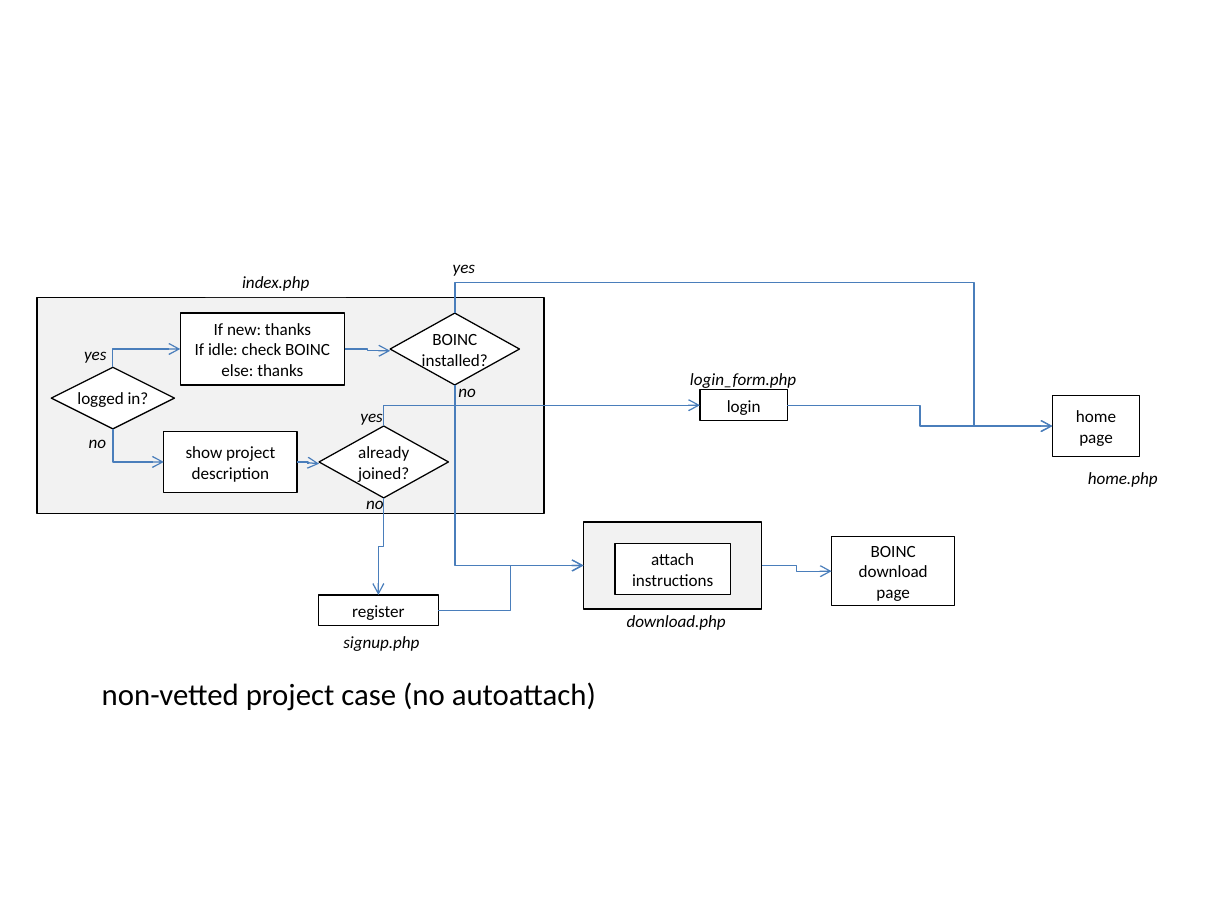
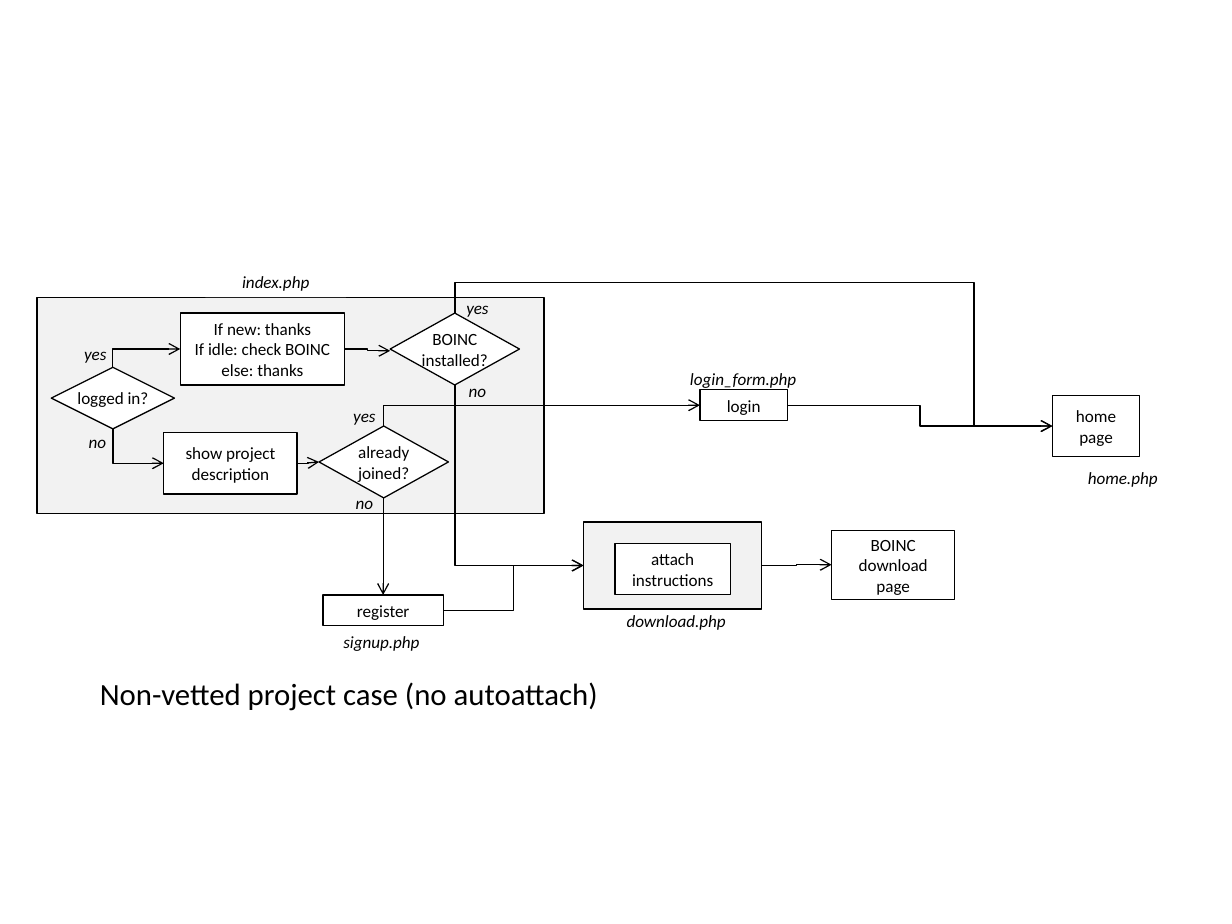
Before and after one commit to BOINC/boinc-site, a slide deck: slide 2 of signup_flow.pptx. Drawn at 1232x924 pixels with LibreOffice and Linux fonts; fonts in the diff are those of the drawing. Boxes give left, top, right and bottom in pixels: in the first picture for what was removed or moved away, otherwise in the second. Text is boxed around its words. In the diff, an @@ line names an element or a change of style, - is before the commit and + after.

```diff
--- a/signup_flow.pptx
+++ b/signup_flow.pptx
@@ text "yes": place and size @@
-text "yes" at [453,264,475,276]
+text "yes" at [466,305,488,320]
@@ elbow arrow (455, 313) - (1052, 426): stroke #4B7EBC 0.75 pt to #000000 0.75 pt @@
@@ elbow arrow (113, 367) - (180, 349): stroke #4B7EBC 0.75 pt to #000000 0.75 pt @@
@@ elbow arrow (345, 349) - (391, 351): stroke #4B7EBC 0.75 pt to #000000 0.75 pt @@
@@ text "no" rewrapped from [458,383,476,397] to [469,388,487,397] @@
@@ elbow arrow (455, 384) - (584, 565): stroke #4B7EBC 0.75 pt to #000000 0.75 pt @@
@@ text "yes": place and size @@
-text "yes" at [360,413,382,427]
+text "yes" at [353,413,375,425]
@@ elbow arrow (383, 426) - (700, 405): stroke #4B7EBC 0.75 pt to #000000 0.75 pt @@
@@ elbow arrow (787, 405) - (1052, 426): stroke #4B7EBC 0.75 pt to #000000 0.75 pt @@
@@ elbow arrow (113, 429) - (164, 463): stroke #4B7EBC 0.75 pt to #000000 0.75 pt; route changed @@
@@ elbow arrow (297, 463) - (319, 462): stroke #4B7EBC 0.75 pt to #000000 0.75 pt; route changed @@
@@ text "no" rewrapped from [366,496,384,515] to [356,500,374,514] @@
@@ elbow arrow moved from (383, 498) - (378, 595) to (383, 498) - (383, 595) @@
@@ elbow arrow (383, 498) - (383, 595): stroke #4B7EBC 0.75 pt to #000000 0.75 pt @@
@@ rectangle "BOINC": place and size @@
-rectangle "BOINC" at [832,537,955,606]
+rectangle "BOINC" at [832,530,955,599]
@@ elbow arrow moved from (439, 610) - (584, 565) to (444, 610) - (584, 565) @@
@@ elbow arrow (444, 610) - (584, 565): stroke #4B7EBC 0.75 pt to #000000 0.75 pt @@
@@ elbow arrow moved from (761, 565) - (832, 572) to (761, 565) - (832, 564) @@
@@ elbow arrow (761, 565) - (832, 564): stroke #4B7EBC 0.75 pt to #000000 0.75 pt @@
@@ rectangle "register": place and size @@
-rectangle "register" at [318,595,439,626]
+rectangle "register" at [323,595,444,626]
@@ text at [100,682,598,711]: text changed @@
-non-vetted project case (no autoattach)
+Non-vetted project case (no autoattach)
```
Also in this commit, not shown: 1 other slide changed, 1 other file.
